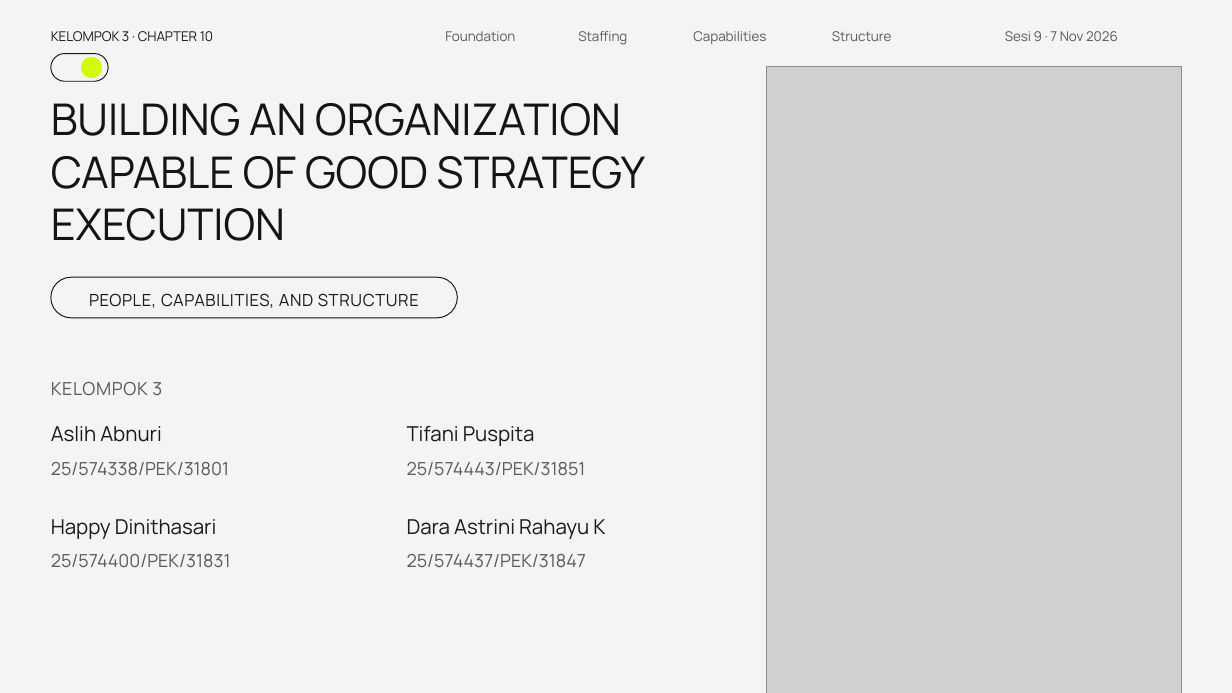
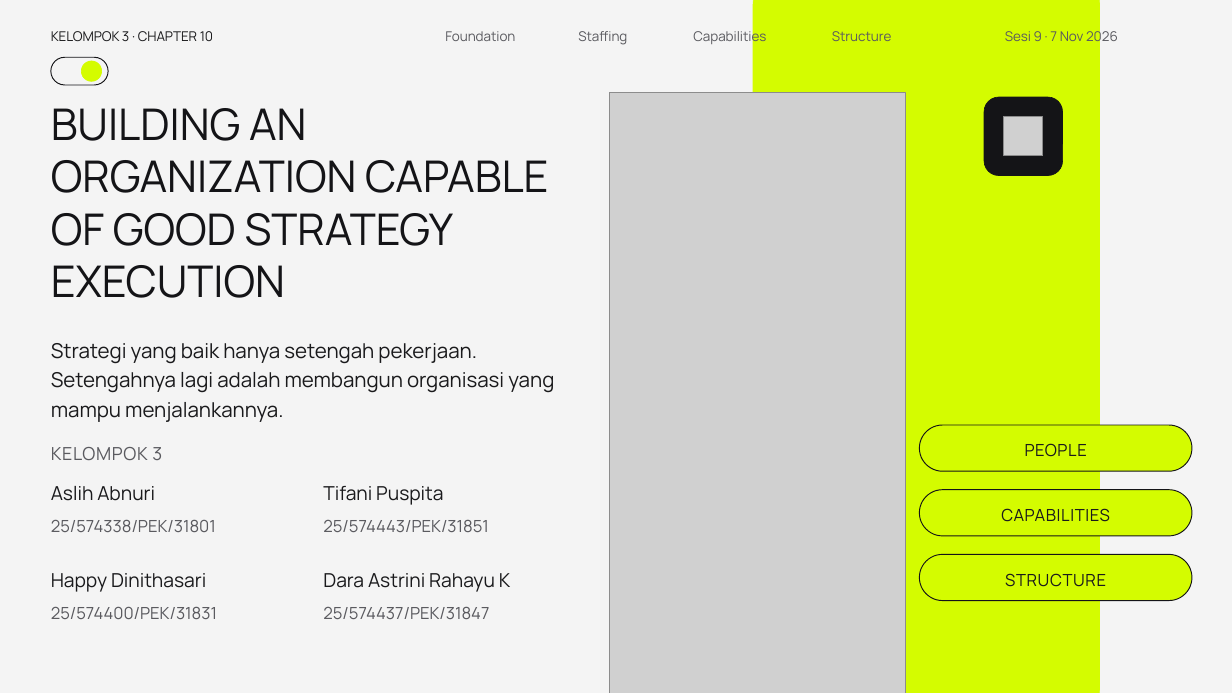
Before and after one commit to aslihabnuri/Dom-Manipulation, a slide deck: slide 1 of presentasi_ch10_kelompok3/SMJKT_Group 3_Aslih_Chapter 10 Strategy Execution.pptx. Drawn at 1232x693 pixels with LibreOffice and Linux fonts; fonts in the diff are those of the drawing; grey boxes stand for pictures; background and template pictures are left out. Boxes give left, top, right and bottom in pixels: in the first picture for what was removed or moved away, otherwise in the second. Text is boxed around its words. In the diff, an @@ line names an element or a change of style, - is before the commit and + after.

```diff
--- a/presentasi_ch10_kelompok3/SMJKT_Group 3_Aslih_Chapter 10 Strategy Execution.pptx
+++ b/presentasi_ch10_kelompok3/SMJKT_Group 3_Aslih_Chapter 10 Strategy Execution.pptx
@@ rounded rectangle added at (x1=753, y1=0, x2=1100, y2=693), fill #D4FC00, outline #D4FC00 0.5 pt @@
@@ rounded rectangle moved from (x1=51, y1=54, x2=108, y2=81) to (x1=51, y1=57, x2=108, y2=85) @@
@@ ellipse moved from (x1=81, y1=57, x2=102, y2=78) to (x1=81, y1=61, x2=102, y2=81) @@
@@ picture removed at (x1=767, y1=67, x2=1181, y2=693) @@
@@ text "BUILDING AN ORGANIZATION CAPABLE OF ..." rewrapped from (x1=51, y1=103, x2=645, y2=241) to (x1=51, y1=108, x2=548, y2=298) @@
@@ picture added at (x1=610, y1=92, x2=906, y2=693) @@
@@ rounded rectangle added at (x1=984, y1=97, x2=1063, y2=176), fill #141417, outline #141417 0.5 pt @@
@@ picture added at (x1=1004, y1=116, x2=1043, y2=155) @@
@@ rounded rectangle removed at (x1=51, y1=277, x2=457, y2=318) @@
@@ text removed at (x1=89, y1=293, x2=419, y2=308) @@
-PEOPLE, CAPABILITIES, AND STRUCTURE
@@ text added at (x1=51, y1=343, x2=554, y2=422), 16 pt, text #1A1A1C @@
+Strategi yang baik hanya setengah pekerjaan. Setengahnya lagi adalah membangun organisasi yang mampu menjalankannya.
@@ text "KELOMPOK 3" moved from (x1=51, y1=382, x2=162, y2=395) to (x1=51, y1=447, x2=162, y2=460) @@
@@ rounded rectangle added at (x1=920, y1=425, x2=1192, y2=471), fill #D4FC00, outline #141417 0.75 pt @@
@@ text added at (x1=1025, y1=443, x2=1087, y2=457), 13 pt, text #1A1A1C @@
+PEOPLE
@@ text "Aslih Abnuri" moved from (x1=51, y1=426, x2=162, y2=442) to (x1=51, y1=486, x2=155, y2=501) @@
@@ size 16 to 15 pt in 4 elements at (x1=51, y1=573, x2=206, y2=592), (x1=51, y1=486, x2=155, y2=501), (x1=323, y1=573, x2=510, y2=592), (x1=323, y1=486, x2=443, y2=505) @@
@@ text "Tifani Puspita" moved from (x1=407, y1=426, x2=535, y2=446) to (x1=323, y1=486, x2=443, y2=505) @@
@@ rounded rectangle added at (x1=920, y1=490, x2=1192, y2=536), fill #D4FC00, outline #141417 0.75 pt @@
@@ text added at (x1=1001, y1=508, x2=1110, y2=522), 13 pt, text #1A1A1C @@
+CAPABILITIES
@@ text "25/574338/PEK/31801" moved from (x1=51, y1=462, x2=229, y2=475) to (x1=51, y1=520, x2=216, y2=532) @@
@@ size 14 to 13 pt in 4 elements at (x1=51, y1=607, x2=217, y2=619), (x1=51, y1=520, x2=216, y2=532), (x1=323, y1=607, x2=489, y2=619), (x1=323, y1=520, x2=489, y2=532) @@
@@ text "25/574443/PEK/31851" moved from (x1=407, y1=462, x2=586, y2=475) to (x1=323, y1=520, x2=489, y2=532) @@
@@ text "Happy Dinithasari" moved from (x1=51, y1=519, x2=216, y2=539) to (x1=51, y1=573, x2=206, y2=592) @@
@@ text "Dara Astrini Rahayu K" moved from (x1=407, y1=519, x2=605, y2=539) to (x1=323, y1=573, x2=510, y2=592) @@
@@ rounded rectangle added at (x1=920, y1=555, x2=1192, y2=601), fill #D4FC00, outline #141417 0.75 pt @@
@@ text "25/574400/PEK/31831" moved from (x1=51, y1=554, x2=231, y2=567) to (x1=51, y1=607, x2=217, y2=619) @@
@@ text "25/574437/PEK/31847" moved from (x1=407, y1=554, x2=586, y2=567) to (x1=323, y1=607, x2=489, y2=619) @@
@@ text added at (x1=1005, y1=573, x2=1106, y2=587), 13 pt, text #1A1A1C @@
+STRUCTURE
```
Also in this commit, not shown: 1 other file.
